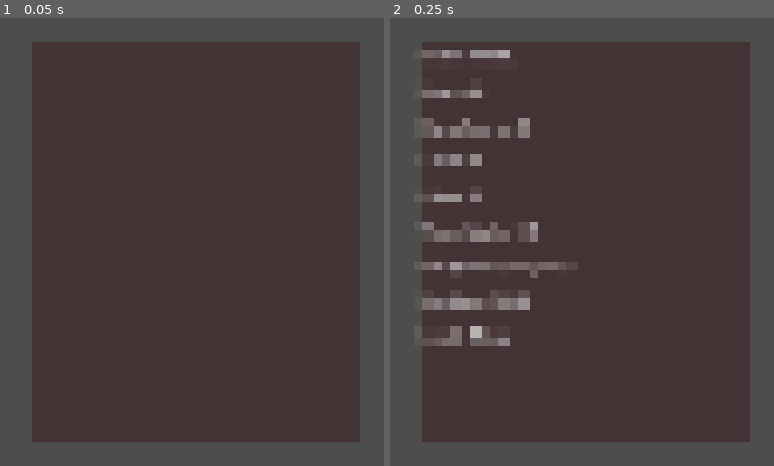
Above: before the commit, frames 1-2 (left to right).
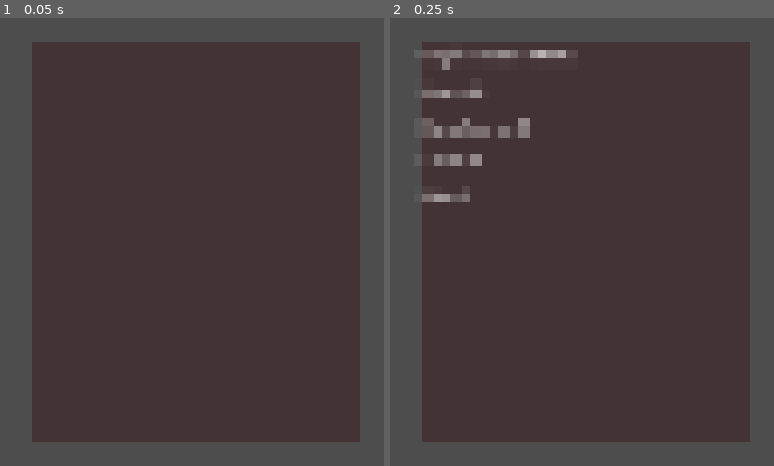
Above: after the commit, the same moments.

Repository: Recursived/GameJam2025
Game: Godot game, scene res://scenes/UI/DebugHUD.tscn
The game is run twice, just before and just after one commit, with the same random seed, the same clock (stepped at 60 frames per second) and the same inputs. This scene is started directly instead of the project's main scene.
Inputs:
- Up to frame 1 (0.05 s): no input
- Up to frame 2 (0.25 s): no input

Frame 1 is identical in both runs. In frame 2, 3.6% of the frame differs, in the area x 8-46%, y 7-74%.
Error after the commit: Invalid access to property or key 'position' on a base object of type 'Nil'. (res://scripts/ui/DebugHUD.gd:63)

Commit message:
Fix conflicts

Diff:
--- a/project.godot
+++ b/project.godot
@@ -25,6 +25,7 @@
 SceneManager="*res://scripts/managers/SceneManager.gd"
 PlayerManager="*res://scripts/managers/PlayerManager.gd"
 HudManager="*res://scripts/managers/HudManager.gd"
+EnemyManager="*res://scripts/managers/EnemyManager.gd"
 
 [display]
 
--- a/scenes/UI/DebugHUD.tscn
+++ b/scenes/UI/DebugHUD.tscn
@@ -51,6 +51,11 @@
 theme_override_colors/font_color = Color(1, 1, 1, 1)
 theme_override_font_sizes/font_size = 10
 
+[node name="HeadInfoLabel" type="Label" parent="VBoxContainer"]
+layout_mode = 2
+theme_override_colors/font_color = Color(1, 1, 1, 1)
+theme_override_font_sizes/font_size = 10
+
 [node name="TimeScaleLabel" type="Label" parent="VBoxContainer"]
 layout_mode = 2
 theme_override_colors/font_color = Color(1, 1, 1, 1)
--- /dev/null
+++ b/scenes/UI/PauseMenu.tscn
@@ -0,0 +1,53 @@
+[gd_scene load_steps=2 format=3 uid="uid://2q5b84rjtdst"]
+
+[ext_resource type="Theme" uid="uid://cm0hkx0yeq7ia" path="res://themes/main_theme.tres" id="1_fsae6"]
+
+[node name="PauseMenu" type="Control"]
+layout_mode = 3
+anchors_preset = 15
+anchor_right = 1.0
+anchor_bottom = 1.0
+grow_horizontal = 2
+grow_vertical = 2
+
+[node name="ColorRect" type="ColorRect" parent="."]
+layout_mode = 0
+offset_right = 1920.0
+offset_bottom = 1080.0
+color = Color(0.207843, 0.207843, 0.207843, 0.729412)
+
+[node name="ScrollContainer" type="ScrollContainer" parent="."]
+layout_mode = 2
+offset_left = 588.0
+offset_top = 306.0
+offset_right = 1334.0
+offset_bottom = 583.0
+
+[node name="VBoxContainer" type="VBoxContainer" parent="ScrollContainer"]
+layout_mode = 2
+theme = ExtResource("1_fsae6")
+alignment = 1
+
+[node name="Button" type="Button" parent="ScrollContainer/VBoxContainer"]
+layout_mode = 2
+theme = ExtResource("1_fsae6")
+theme_override_font_sizes/font_size = 111
+text = "Resume"
+
+[node name="MusicLabel" type="Label" parent="ScrollContainer/VBoxContainer"]
+layout_mode = 2
+theme = ExtResource("1_fsae6")
+text = "Music level:"
+
+[node name="HSlider" type="HSlider" parent="ScrollContainer/VBoxContainer"]
+layout_mode = 2
+theme = ExtResource("1_fsae6")
+
+[node name="SfxLabel" type="Label" parent="ScrollContainer/VBoxContainer"]
+layout_mode = 2
+theme = ExtResource("1_fsae6")
+text = "Sound effects level:"
+
+[node name="HSlider2" type="HSlider" parent="ScrollContainer/VBoxContainer"]
+layout_mode = 2
+theme = ExtResource("1_fsae6")
--- a/scenes/UI/StartScreen.tscn
+++ b/scenes/UI/StartScreen.tscn
@@ -11,23 +11,30 @@
 
 [node name="ColorRect" type="ColorRect" parent="."]
 layout_mode = 0
-offset_right = 1922.0
-offset_bottom = 1079.0
+offset_right = 1920.0
+offset_bottom = 1080.0
 color = Color(0.547237, 0.376617, 0.253798, 1)
 
 [node name="VBoxContainer" type="VBoxContainer" parent="."]
 layout_mode = 0
-offset_right = 1919.0
-offset_bottom = 1080.0
+offset_left = 649.0
+offset_top = 316.0
+offset_right = 1209.0
+offset_bottom = 709.0
+theme = ExtResource("1_768s1")
+alignment = 1
 
 [node name="Label" type="Label" parent="VBoxContainer"]
 layout_mode = 2
-text = "Game Title"
+theme = ExtResource("1_768s1")
+theme_override_font_sizes/font_size = 50
+text = "Ouroboboy"
 horizontal_alignment = 1
 
 [node name="Button" type="Button" parent="VBoxContainer"]
 layout_mode = 2
 theme = ExtResource("1_768s1")
+theme_override_font_sizes/font_size = 50
 text = "Start game"
 
 [connection signal="pressed" from="VBoxContainer/Button" to="." method="_on_start_game_button_pressed"]
--- /dev/null
+++ b/scenes/components/AreaEntity.tscn
@@ -0,0 +1,15 @@
+[gd_scene load_steps=3 format=3 uid="uid://yurrh0yua1d8"]
+
+[ext_resource type="Script" uid="uid://idcq0ns8td8a" path="res://scripts/components/AreaEntity.gd" id="1_f2emv"]
+
+[sub_resource type="RectangleShape2D" id="RectangleShape2D_f2emv"]
+
+[node name="AreaEntity" type="Area2D"]
+script = ExtResource("1_f2emv")
+
+[node name="ColorRect" type="ColorRect" parent="."]
+offset_right = 40.0
+offset_bottom = 40.0
+
+[node name="CollisionShape2D" type="CollisionShape2D" parent="."]
+shape = SubResource("RectangleShape2D_f2emv")
--- /dev/null
+++ b/scenes/game/Enemy.tscn
@@ -0,0 +1,9 @@
+[gd_scene load_steps=3 format=3 uid="uid://cl8m8kculskwy"]
+
+[ext_resource type="Script" uid="uid://urh26ejpkpfc" path="res://scripts/entities/Enemy.gd" id="1_6vb2m"]
+[ext_resource type="PackedScene" uid="uid://yurrh0yua1d8" path="res://scenes/components/AreaEntity.tscn" id="2_jm6wa"]
+
+[node name="Enemy" type="Node2D"]
+script = ExtResource("1_6vb2m")
+
+[node name="AreaEntity" parent="." instance=ExtResource("2_jm6wa")]
--- /dev/null
+++ b/scripts/components/AreaEntity.gd
@@ -0,0 +1,59 @@
+class_name AreaEntity
+extends Area2D
+
+@export var width: int = 2 : set = set_width
+@export var height: int = 2 : set = set_height
+@export var origin_offset: Vector2i = Vector2i.ZERO : set = set_origin_offset
+@export var display_square_size: float = 60.0 : set = set_display_square_size
+
+# References to child nodes
+@onready var color_rect: ColorRect = $ColorRect
+@onready var collision_shape: CollisionShape2D = $CollisionShape2D
+
+func _ready() -> void:
+	update_visual()
+
+
+## Sets the width of the rectangle
+func set_width(value: int):
+	if value != width:
+		width = max(0, value)
+		update_visual()
+
+## Sets the height of the rectangle
+func set_height(value: int):
+	if value != height:
+		height = max(0, value)
+		update_visual()
+
+func set_origin_offset(value: Vector2i):
+	if value != origin_offset:
+		origin_offset = value
+		update_visual()
+
+func set_display_square_size(value: float):
+	if value != display_square_size:
+		display_square_size = value
+		update_visual()
+
+func update_visual():
+	# Calculate the actual pixel size based on grid dimensions and display square size
+	var pixel_width = width * display_square_size
+	var pixel_height = height * display_square_size
+
+	# Calculate position based on origin offset
+	var offset_position = Vector2(origin_offset.x * display_square_size, origin_offset.y * display_square_size)
+
+	# Update ColorRect if it exists
+	if color_rect:
+		color_rect.size = Vector2(pixel_width, pixel_height)
+		color_rect.position = offset_position
+
+	# Update CollisionShape2D if it exists
+	if collision_shape and collision_shape.shape:
+		# Assuming the collision shape is a RectangleShape2D
+		if collision_shape.shape is RectangleShape2D:
+			var rect_shape = collision_shape.shape as RectangleShape2D
+			rect_shape.size = Vector2(pixel_width, pixel_height)
+			# Position the collision shape at the center of the rectangle
+			collision_shape.position = offset_position + Vector2(pixel_width * 0.5, pixel_height * 0.5)
--- /dev/null
+++ b/scripts/entities/Enemy.gd
@@ -0,0 +1,19 @@
+extends Node2D
+
+signal enemy_collided(body)
+
+@onready var area_entity: AreaEntity = $AreaEntity
+
+func _ready():
+	if area_entity:
+		area_entity.connect("body_entered", Callable(self, "_on_area_entity_body_entered"))
+
+# Public method to configure AreaEntity after node is ready
+func initialize(origin: Vector2, width: int, height: int):
+	if area_entity:
+		area_entity.set_width(width)
+		area_entity.set_height(height)
+		area_entity.set_origin_offset(origin)
+
+func _on_area_entity_body_entered(body):
+	emit_signal("enemy_collided", body)
--- a/scripts/managers/EnemyManager.gd
+++ b/scripts/managers/EnemyManager.gd
@@ -1,8 +1,6 @@
 extends Node
 
-
-# Preload the Enemy class so it is available in the current scope
-const  = preload("res://scenes/game/enemy.gd")
+const Enemy = preload("res://scripts/entities/Enemy.gd")
 
 func _ready() -> void:
 	EventBus.connect("game_started", _on_game_started)
--- a/scripts/managers/GameManager.gd
+++ b/scripts/managers/GameManager.gd
@@ -14,6 +14,7 @@
 var current_level: int = 1
 var lives: int = 3
 var time_scale: float = 1.0
+var tile_size: float = 60.0
 
 # Store viewport size globally
 var viewport_size: Vector2 = Vector2.ZERO
--- a/scripts/ui/DebugHUD.gd
+++ b/scripts/ui/DebugHUD.gd
@@ -7,6 +7,7 @@
 var high_score_label: Label
 var level_label: Label
 var lives_label: Label
+var head_info_label: Label
 var time_scale_label: Label
 var viewport_label: Label
 var version_label: Label
@@ -23,6 +24,7 @@
 	high_score_label = $VBoxContainer/HighScoreLabel
 	level_label = $VBoxContainer/LevelLabel
 	lives_label = $VBoxContainer/LivesLabel
+	head_info_label = $VBoxContainer/HeadInfoLabel
 	time_scale_label = $VBoxContainer/TimeScaleLabel
 	viewport_label = $VBoxContainer/ViewportLabel
 	version_label = $VBoxContainer/VersionLabel
@@ -47,7 +49,7 @@
 
 	# Update state
 	var state_text = get_state_string(GameManager.current_state)
-	state_label.text = "State: " + state_text
+	state_label.text = "Engine State: " + state_text
 
 	# Update score and high score
 	score_label.text = "Score: " + str(GameManager.score)
@@ -55,7 +57,10 @@
 
 	# Update level and lives
 	level_label.text = "Level: " + str(GameManager.current_level)
-	lives_label.text = "Lives: " + str(GameManager.lives)
+
+	# Player info
+	lives_label.text = "Size: " + str(PlayerManager.tail_list.size())
+	head_info_label.text = "Size: " + str(PlayerManager.current_head.position / GameManager.tile_size)
 
 	# Update time scale
 	time_scale_label.text = "Time Scale: " + str(GameManager.time_scale)
--- a/themes/main_theme.tres
+++ b/themes/main_theme.tres
@@ -1,3 +1,4 @@
 [gd_resource type="Theme" format=3 uid="uid://cm0hkx0yeq7ia"]
 
 [resource]
+default_font_size = 25
Not shown, added: scripts/components/AreaEntity.gd.uid
Not shown, added: scripts/entities/Enemy.gd.uid
Not shown, added: scripts/managers/EnemyManager.gd.uid
